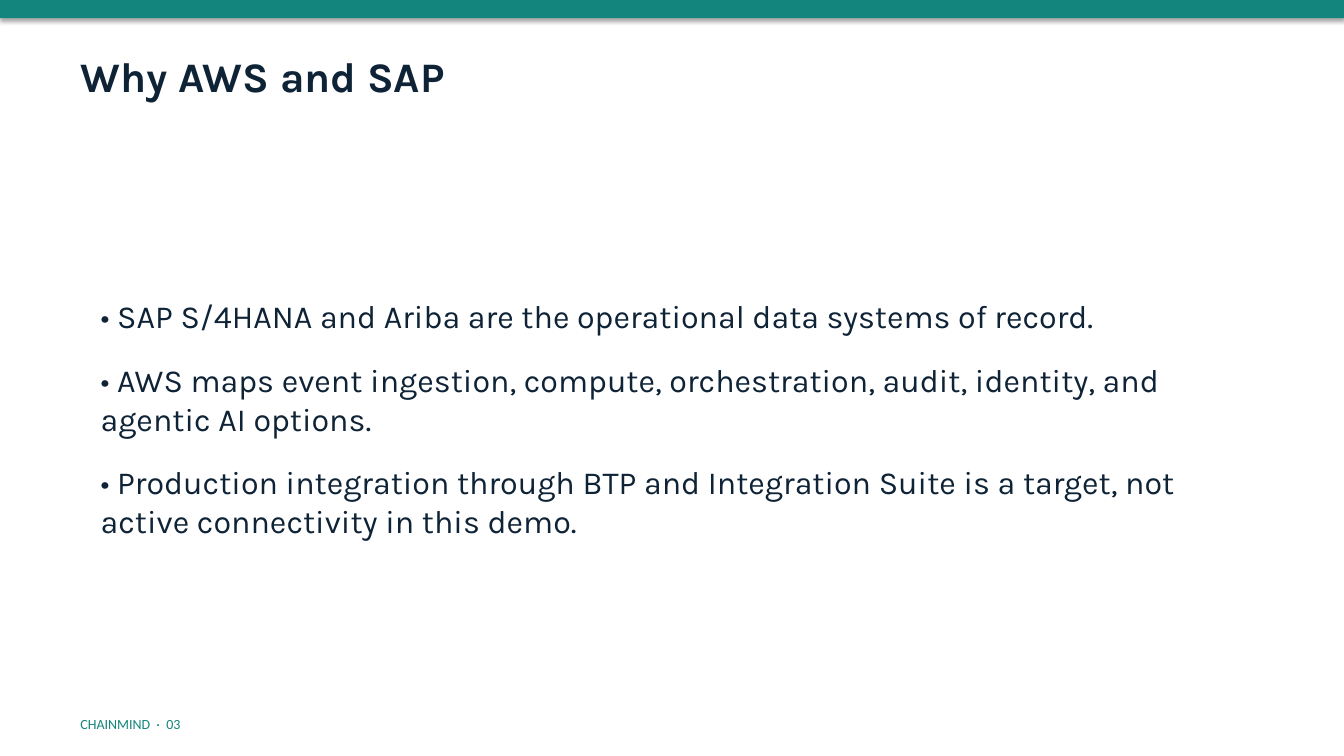
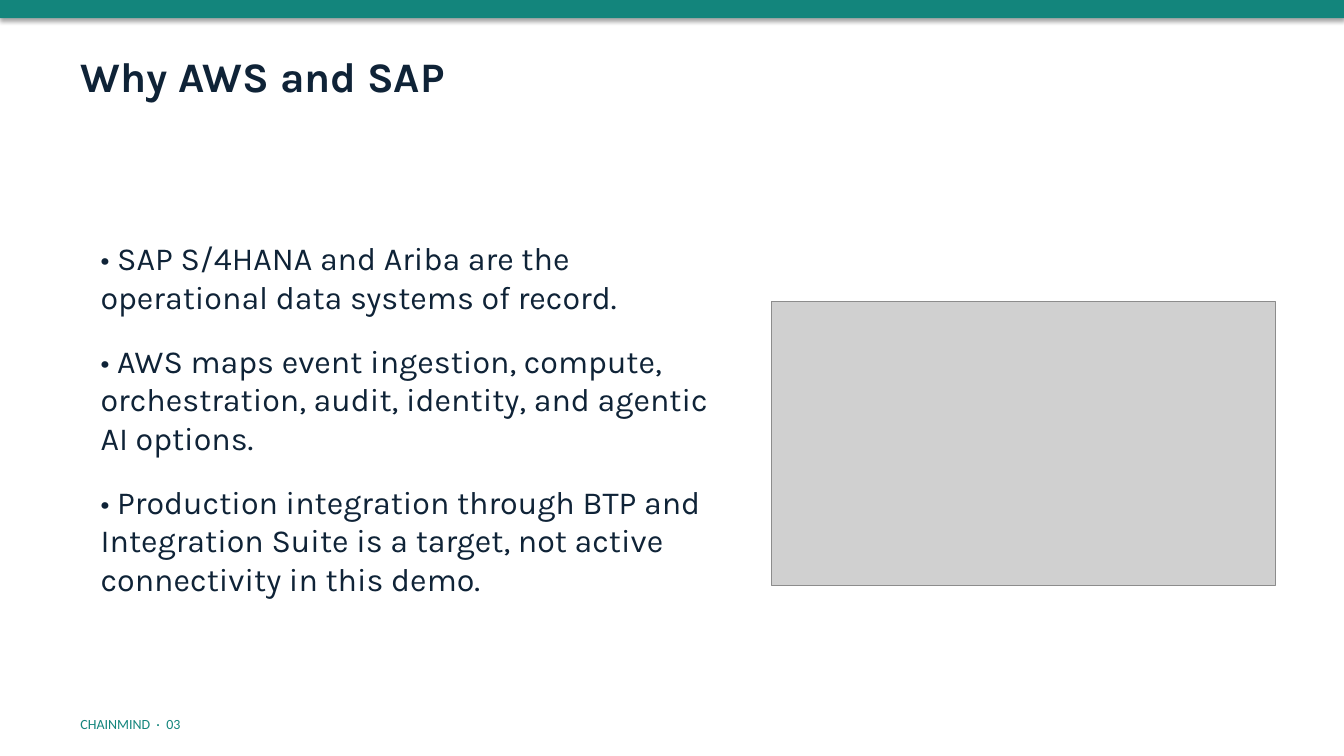
Before and after one commit to Erlangga31/ChainMind, a slide deck: slide 3 of docs/slides/ChainMind_Pitch_EN.pptx. Drawn at 1344x756 pixels with LibreOffice and Linux fonts; fonts in the diff are those of the drawing; grey boxes stand for pictures. Boxes give left, top, right and bottom in pixels: in the first picture for what was removed or moved away, otherwise in the second. Text is boxed around its words. In the diff, an @@ line names an element or a change of style, - is before the commit and + after.

```diff
--- a/docs/slides/ChainMind_Pitch_EN.pptx
+++ b/docs/slides/ChainMind_Pitch_EN.pptx
@@ text "• SAP S/4HANA and Ariba ..." rewrapped from bbox=[101, 304, 1174, 541] to bbox=[101, 246, 708, 599] @@
@@ picture added at bbox=[771, 301, 1275, 585] @@
```
Also in this commit, not shown: 3 other slides changed, 48 other files.
